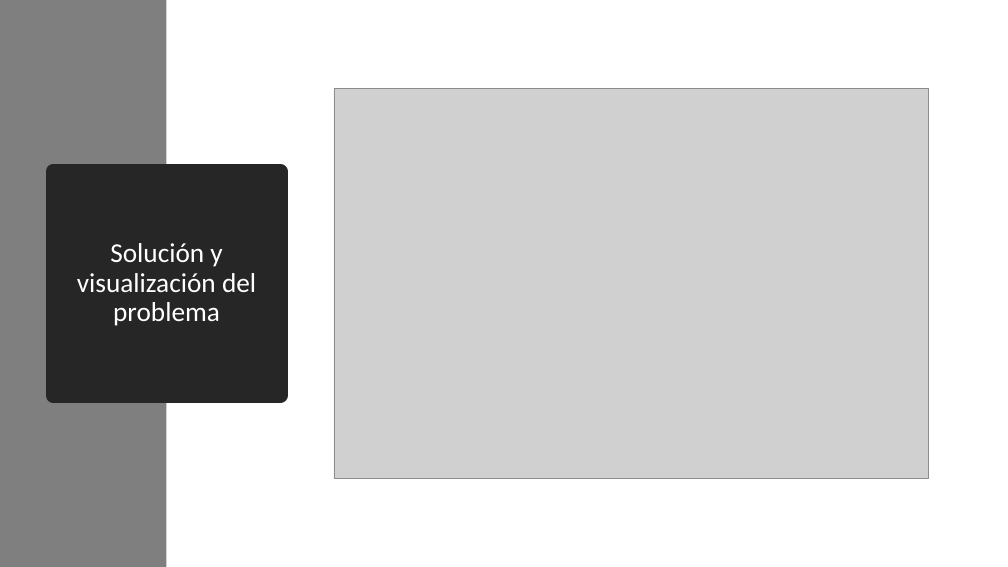
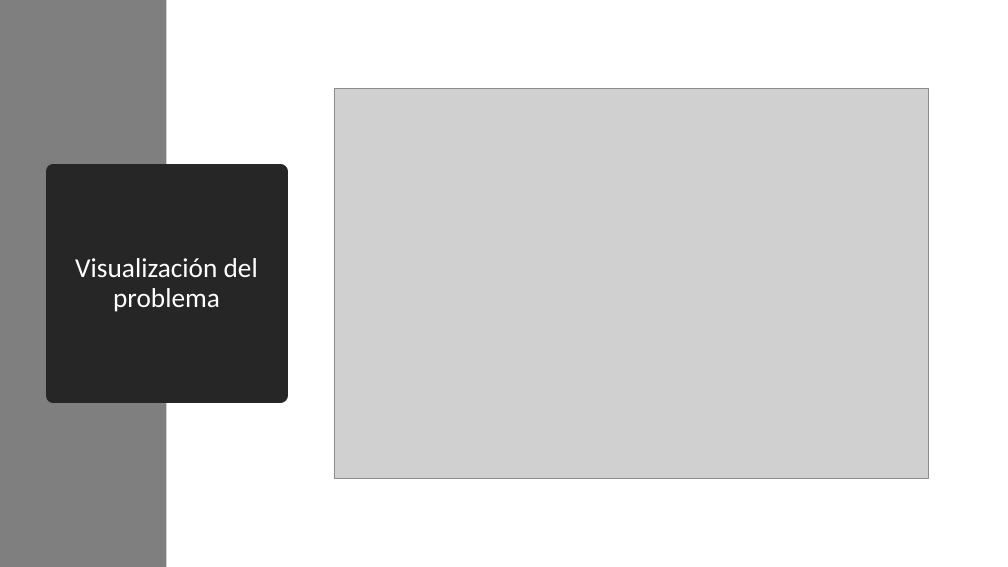
Before and after one commit to Fernando28AC/proyecto_modulo2, a slide deck: slide 8 of Proyecto_modulo2.pptx (slide 7 before the commit). Drawn at 1008x567 pixels with LibreOffice and Linux fonts; fonts in the diff are those of the drawing; grey boxes stand for pictures. Boxes give left, top, right and bottom in pixels: in the first picture for what was removed or moved away, otherwise in the second. Text is boxed around its words. In the diff, an @@ line names an element or a change of style, - is before the commit and + after.

```diff
--- a/Proyecto_modulo2.pptx
+++ b/Proyecto_modulo2.pptx
@@ title at (75, 258, 258, 312): text changed @@
-Solución y visualización del problema
+Visualización del problema
```
Also in this commit, not shown: 2 other slides changed, 1 slide added.
